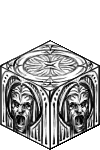
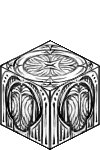
Before/after of a 100px x 150px layered artwork. What changed in the layer stack:
hid "screaming face block" over (8, 65, 100, 150)
added layer "Layer 4" above "faceless block" over (49, 65, 100, 150)
showed "faceless block", painted on it over (8, 65, 100, 150)
